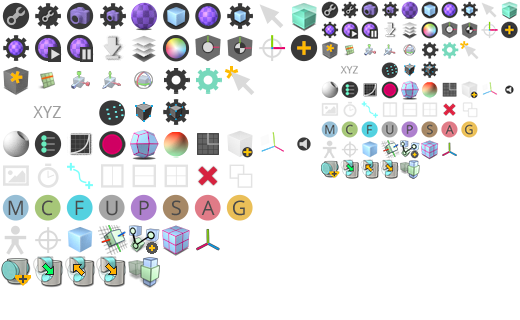
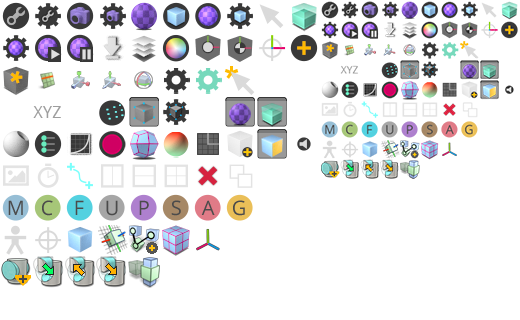
Before/after of a 520 x 320 layered artwork. What changed in the layer stack:
painted on "32 copy" over [400, 57, 499, 100]
painted on "32" over [129, 97, 287, 159]
